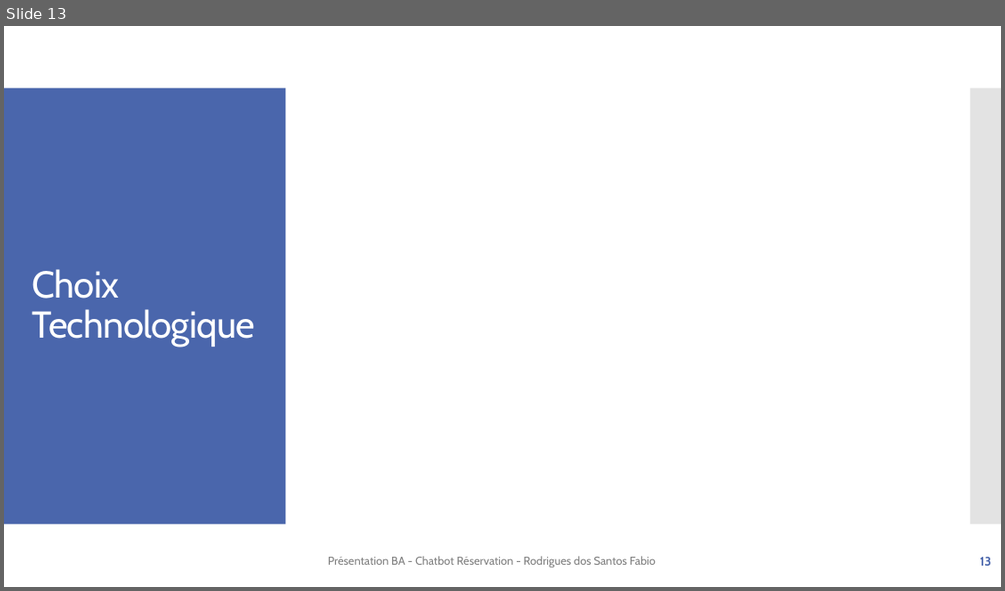
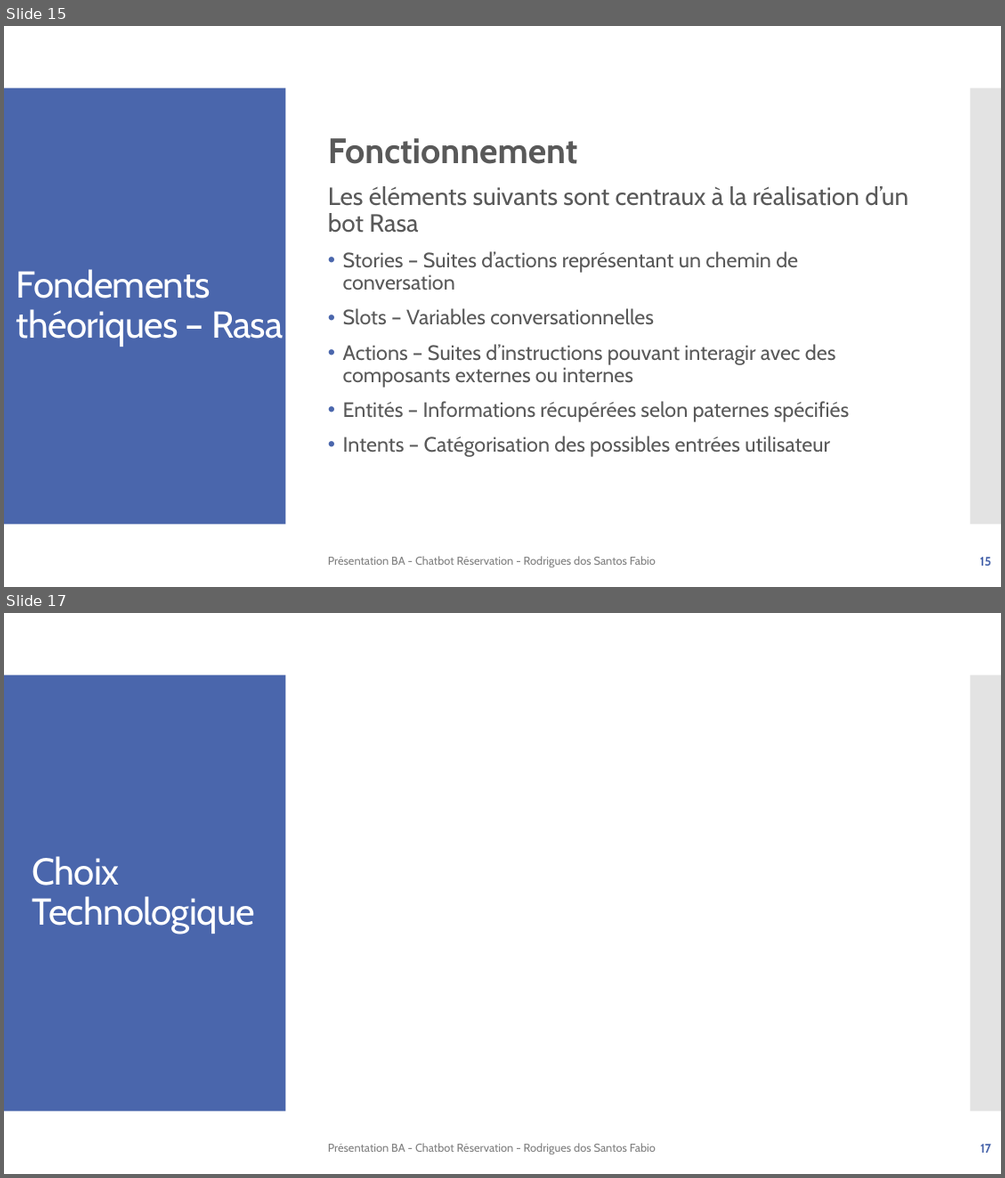
Before and after one commit to f-rdrgs/projet-bachelor, a slide deck: documentation/travail_bachelor/ISC_LOG_presentation_diplome_RodriguesDosSantosFabio_EggenbergNiklaus_2024.pptx. Shown one above the other, each under a label of ours: slide 13 before the commit, slides 15 and 17 after it; the slides between them are not shown. The pictures are 1005x591 and 1005x1178 pixels, drawn with LibreOffice and Linux fonts; fonts in the diff are those of the drawing. Boxes give left, top, right and bottom in pixels: in the first picture for what was removed or moved away, otherwise in the second. Text is boxed around its words. In the diff, an @@ line names an element or a change of style, - is before the commit and + after.

Commit message:
màj présentation, partie rasa

```diff
--- a/documentation/travail_bachelor/ISC_LOG_presentation_diplome_RodriguesDosSantosFabio_EggenbergNiklaus_2024.pptx
+++ b/documentation/travail_bachelor/ISC_LOG_presentation_diplome_RodriguesDosSantosFabio_EggenbergNiklaus_2024.pptx
@@ slide 15 added at box(4, 26, 1001, 587), background #FFFFFF; not listed: 2 template elements that a slide beside it also shows @@
@@ text added at box(328, 138, 908, 457), 20 pt, text #595959 @@
+Fonctionnement
+Les éléments suivants sont centraux à la réalisation d’un bot Rasa
+• Stories – Suites d’actions représentant un chemin de conversation
+• Slots – Variables conversationnelles
+• Actions – Suites d’instructions pouvant interagir avec des composants externes ou internes
+• Entités – Informations récupérées selon paternes spécifiés
+• Intents – Catégorisation des possibles entrées utilisateur
@@ title added at box(16, 269, 283, 346), 36 pt, text #FFFFFF @@
+Fondements théoriques – Rasa
@@ text added at box(328, 556, 655, 567), 11 pt, text #808080 @@
+Présentation BA - Chatbot Réservation - Rodrigues dos Santos Fabio
@@ page number added at box(979, 556, 991, 565), 12 pt, text #4A66AC, bold @@
+15
@@ what was slide 13 is now slide 17 @@
@@ page number at box(980, 1143, 991, 1152): text changed @@
-13
+17
```
Also in this commit, not shown: 6 slides changed, 3 other slides added.
